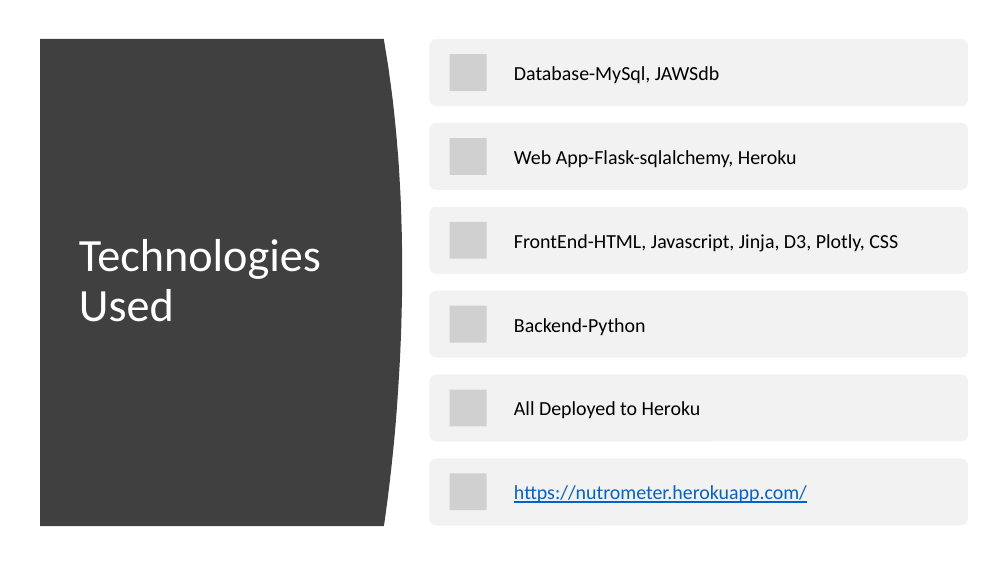
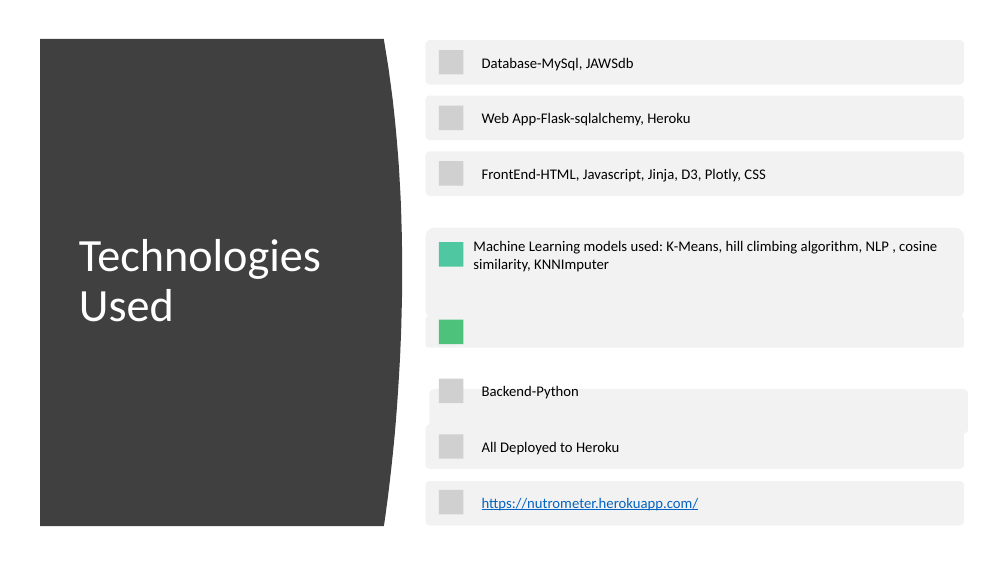
Before and after one commit to Rebel-Scum-Analytical/TeamProject3, a slide deck: slide 4 of Nutrometer.pptx. Drawn at 1008x567 pixels with LibreOffice and Linux fonts; fonts in the diff are those of the drawing; grey boxes stand for pictures. Boxes give left, top, right and bottom in pixels: in the first picture for what was removed or moved away, otherwise in the second. Text is boxed around its words. In the diff, an @@ line names an element or a change of style, - is before the commit and + after.

```diff
--- a/Nutrometer.pptx
+++ b/Nutrometer.pptx
@@ rounded rectangle: place and size @@
-rounded rectangle at [430,39,968,107]
+rounded rectangle at [426,40,964,85]
@@ text "Database-MySql, JAWSdb": place and size @@
-text "Database-MySql, JAWSdb" at [514,66,719,84]
+text "Database-MySql, JAWSdb" at [482,57,634,71]
@@ picture: place and size @@
-picture at [450,138,487,175]
+picture at [439,106,464,130]
@@ text "Web App-Flask-sqlalchemy, Heroku": place and size @@
-text "Web App-Flask-sqlalchemy, Heroku" at [514,150,797,168]
+text "Web App-Flask-sqlalchemy, Heroku" at [482,112,690,126]
@@ rounded rectangle: place and size @@
-rounded rectangle at [430,123,968,191]
+rounded rectangle at [426,151,964,196]
@@ picture: place and size @@
-picture at [450,222,487,259]
+picture at [439,161,464,185]
@@ size 19 to 14 pt; less space between paragraphs in 6 elements at [482,57,634,71], [482,497,699,511], [482,112,690,126], [482,441,619,455], [482,386,579,399], [482,168,765,182] @@
@@ text "FrontEnd-HTML, Javascript, Jinja, D3, Plotly, ...": place and size @@
-text "FrontEnd-HTML, Javascript, Jinja, D3, Plotly, ..." at [514,234,898,252]
+text "FrontEnd-HTML, Javascript, Jinja, D3, Plotly, ..." at [482,168,765,182]
@@ rounded rectangle: place and size @@
-rounded rectangle at [430,207,968,274]
+rounded rectangle at [426,228,964,319]
@@ rounded rectangle: place and size @@
-rounded rectangle at [430,290,968,358]
+rounded rectangle at [426,316,964,348]
@@ rounded rectangle: place and size @@
-rounded rectangle at [430,374,968,442]
+rounded rectangle at [430,389,968,434]
@@ text "Backend-Python": place and size @@
-text "Backend-Python" at [514,318,646,336]
+text "Backend-Python" at [482,386,579,399]
@@ text "All Deployed to Heroku": place and size @@
-text "All Deployed to Heroku" at [514,401,701,419]
+text "All Deployed to Heroku" at [482,441,619,455]
@@ group removed at [450,54,487,510]: 4 pictures @@
@@ rounded rectangle: place and size @@
-rounded rectangle at [430,458,968,526]
+rounded rectangle at [426,481,964,526]
@@ group added at [426,50,964,514]: 4 pictures, 2 rounded rectangles, 2 rectangles, 1 text @@
+Machine Learning models used: K-Means, hill climbing algorithm, NLP , cosine similarity, KNNImputer
@@ text "https://nutrometer.herokuapp.com/": place and size @@
-text "https://nutrometer.herokuapp.com/" at [514,485,807,503]
+text "https://nutrometer.herokuapp.com/" at [482,497,699,511]
```
Also in this commit, not shown: 3 slides added.
